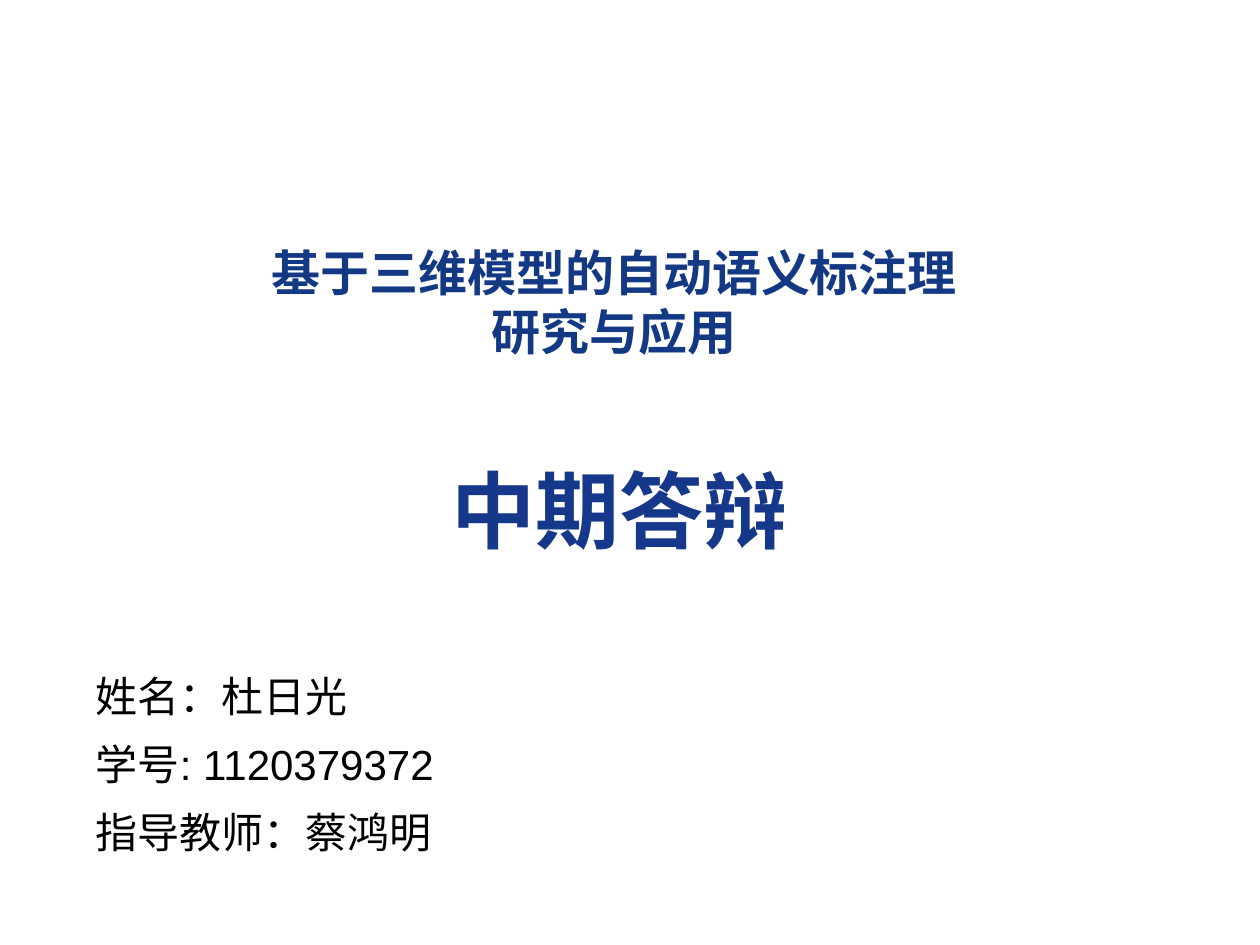
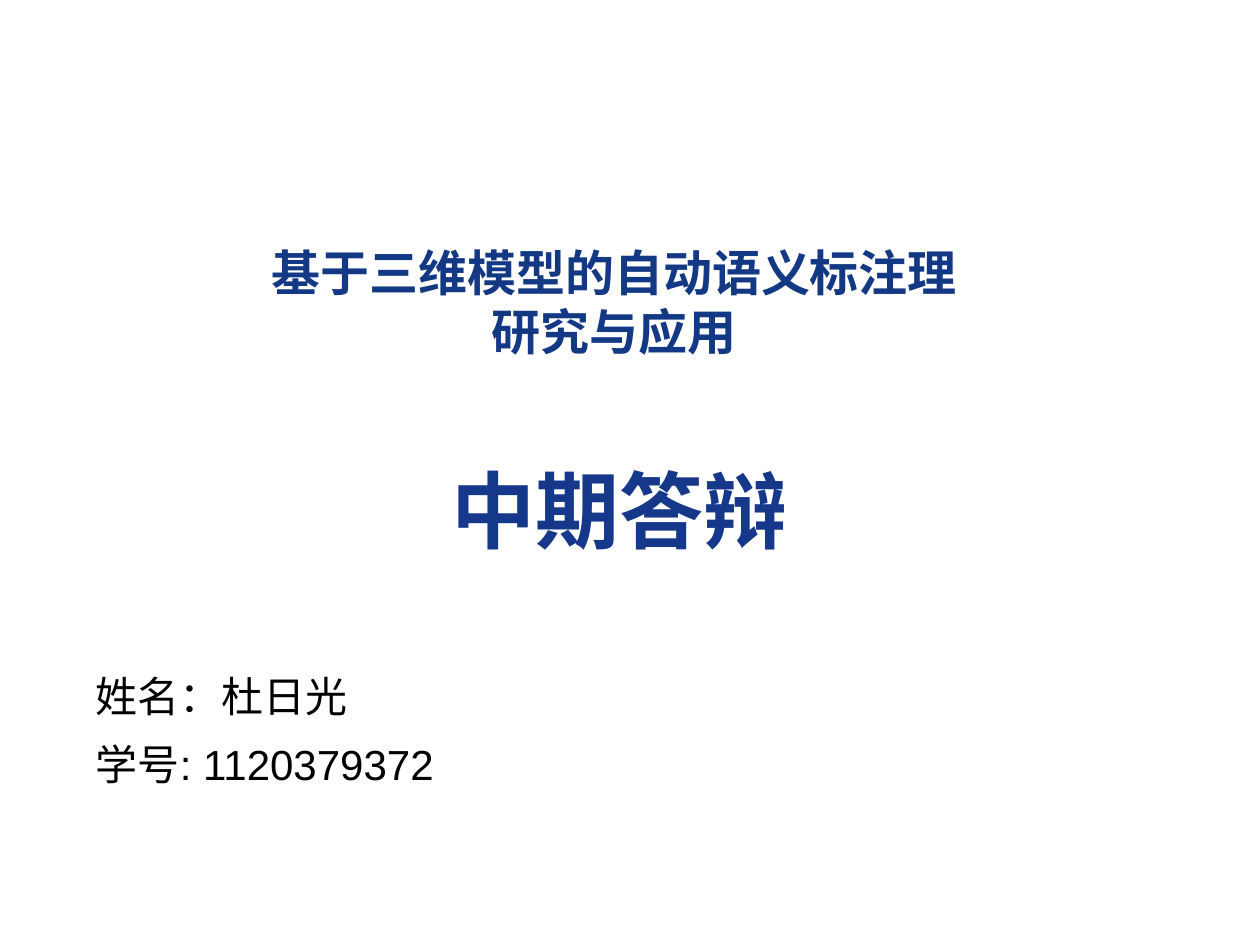
Before and after one commit to donhatquang/semantic, a slide deck: slide 1 of doc/大论文/中期答辩.pptx. Drawn at 1260x945 pixels with LibreOffice and Linux fonts; fonts in the diff are those of the drawing; background and template pictures are left out. Boxes give left, top, right and bottom in pixels: in the first picture for what was removed or moved away, otherwise in the second. Text is boxed around its words. In the diff, an @@ line names an element or a change of style, - is before the commit and + after.

```diff
--- a/doc/大论文/中期答辩.pptx
+++ b/doc/大论文/中期答辩.pptx
@@ text at [96,812,432,852]: paragraph removed @@
-指导教师：蔡鸿明
```
Also in this commit, not shown: 9 other slides changed, 1 slide added, 1 other file.
